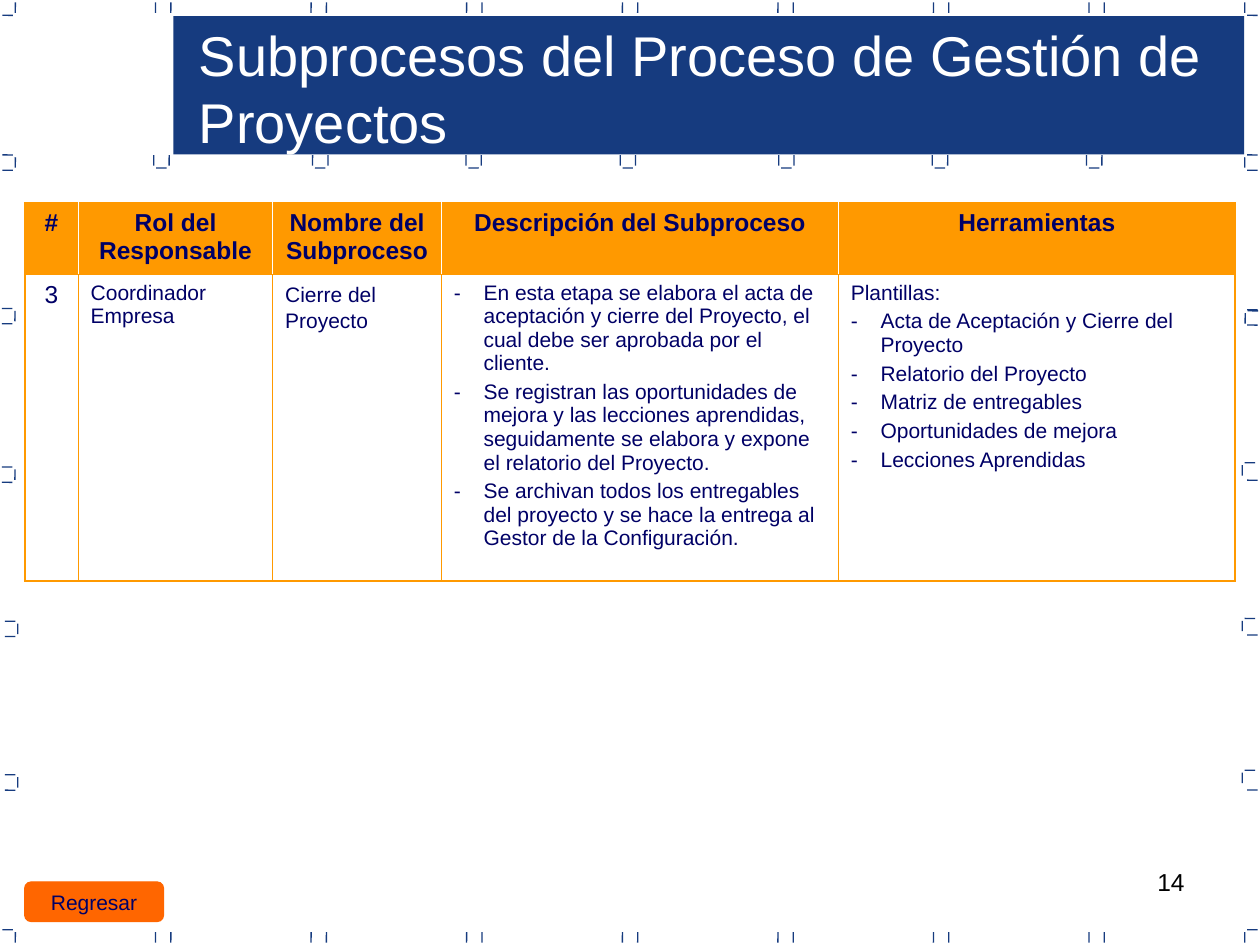
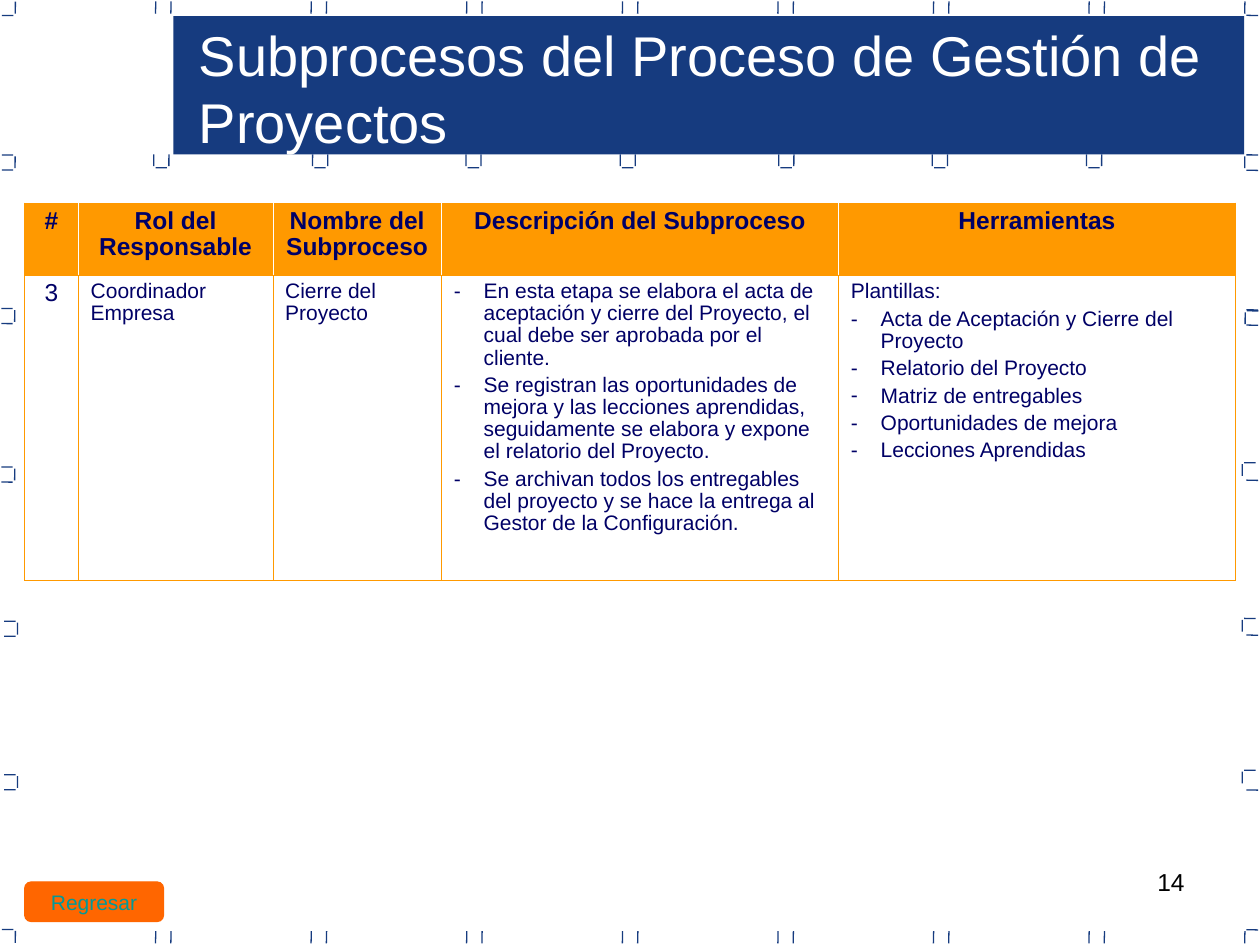
Before and after one commit to jcbv/WilsonStore, a slide deck: slide 14 of Documentacion/Area PP_PMC/Proceso de gestion de proyectos PP-PMC.ppt. Drawn at 1260x945 pixels with LibreOffice and Linux fonts; fonts in the diff are those of the drawing. Boxes give left, top, right and bottom in pixels: in the first picture for what was removed or moved away, otherwise in the second. Text is boxed around its words. In the diff, an @@ line names an element or a change of style, - is before the commit and + after.

```diff
--- a/Documentacion/Area PP_PMC/Proceso de gestion de proyectos PP-PMC.ppt
+++ b/Documentacion/Area PP_PMC/Proceso de gestion de proyectos PP-PMC.ppt
@@ table at [25, 203, 1236, 580] @@
@@ line spacing 1 to 0.94 @@
@@ line spacing 1.1 to 0.94 @@
@@ borders changed @@
@@ rounded rectangle "Regresar" at [25, 882, 164, 921]: text colour #000066 to #009999 @@
```
Also in this commit, not shown: 32 other slides changed.
